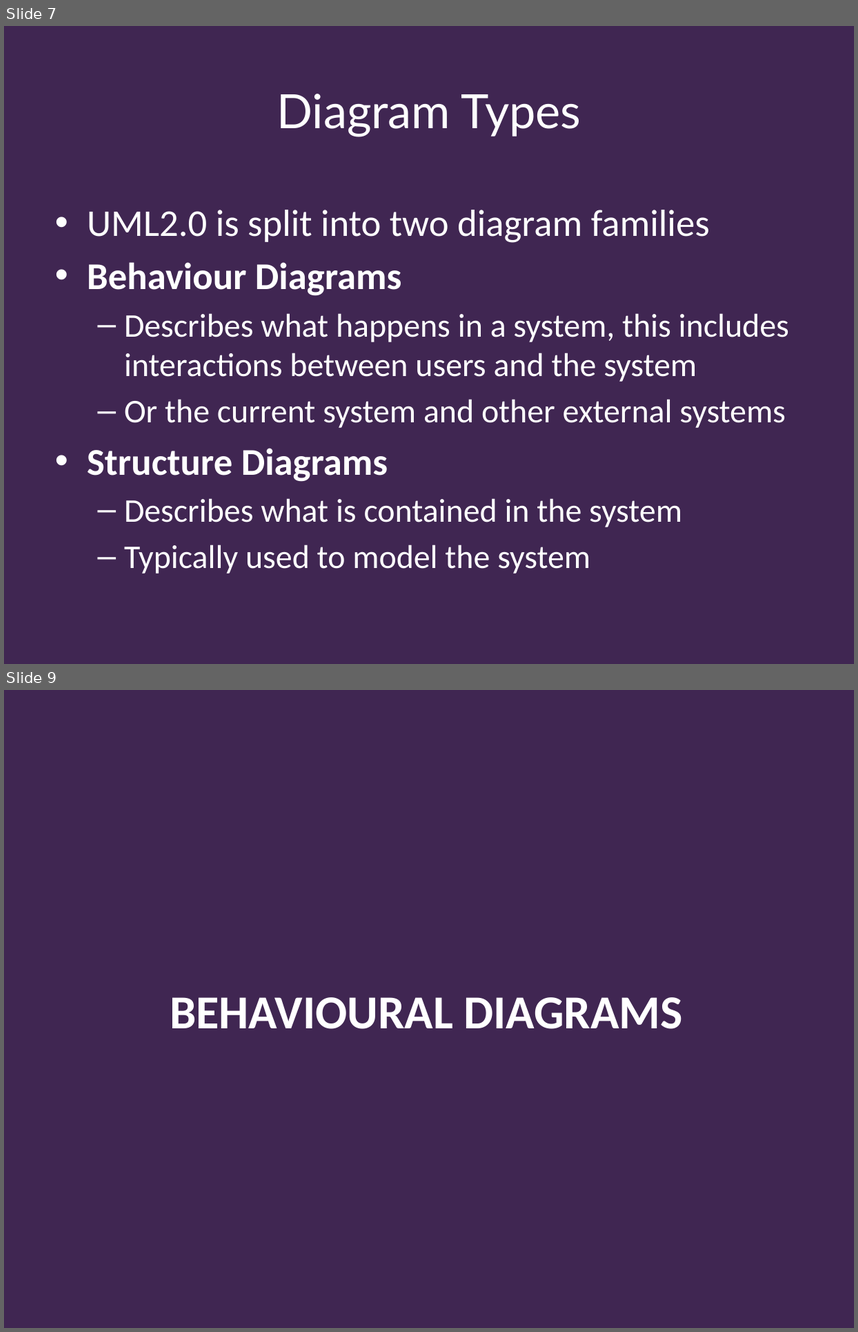
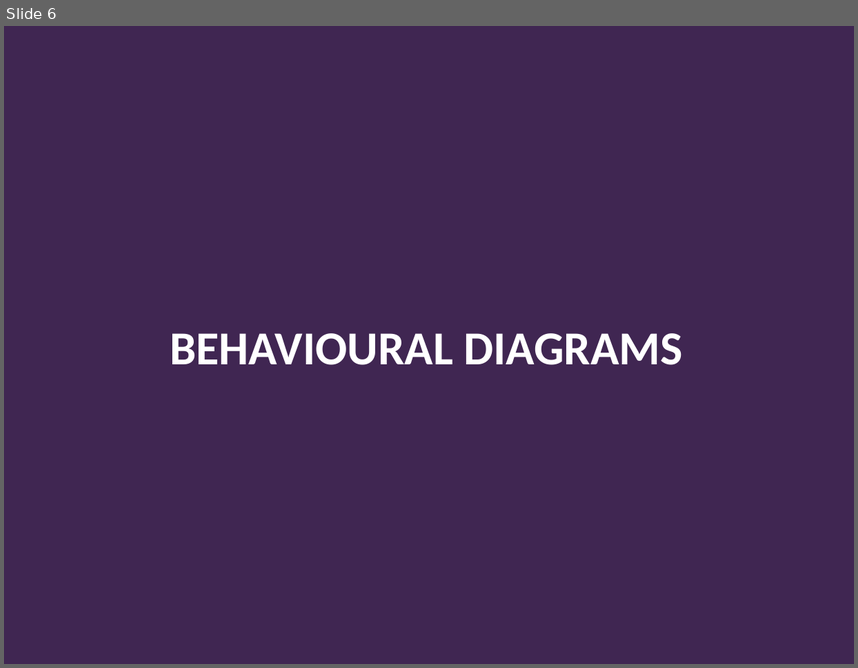
Before and after one commit to Falmouth-Games-Academy/bsc-course-materials, a slide deck: COMP140/05/2019-20-COMP140-05-lecture.pptx. Shown one above the other, each under a label of ours: slides 7 and 9 before the commit, slide 6 after it; the slides between them are not shown. The pictures are 858x1332 and 858x668 pixels, drawn with LibreOffice and Linux fonts; fonts in the diff are those of the drawing; background and template pictures are left out. Boxes give left, top, right and bottom in pixels: in the first picture for what was removed or moved away, otherwise in the second. Text is boxed around its words. In the diff, an @@ line names an element or a change of style, - is before the commit and + after.

```diff
--- a/COMP140/05/2019-20-COMP140-05-lecture.pptx
+++ b/COMP140/05/2019-20-COMP140-05-lecture.pptx
@@ slide 7 removed at [4,26,854,664], background #402652 @@
@@ title removed at [277,94,582,137] @@
-Diagram Types
@@ text removed at [87,210,789,573] @@
-• UML2.0 is split into two diagram families
-• Behaviour Diagrams
-  – Describes what happens in a system, this includes interactions between users and the system
-  – Or the current system and other external systems
-• Structure Diagrams
-  – Describes what is contained in the system
-  – Typically used to model the system
@@ what was slide 9 is now slide 6 @@
```
Also in this commit, not shown: 4 slides changed, 1 slide added, 28 other slides removed, 24 other files.
